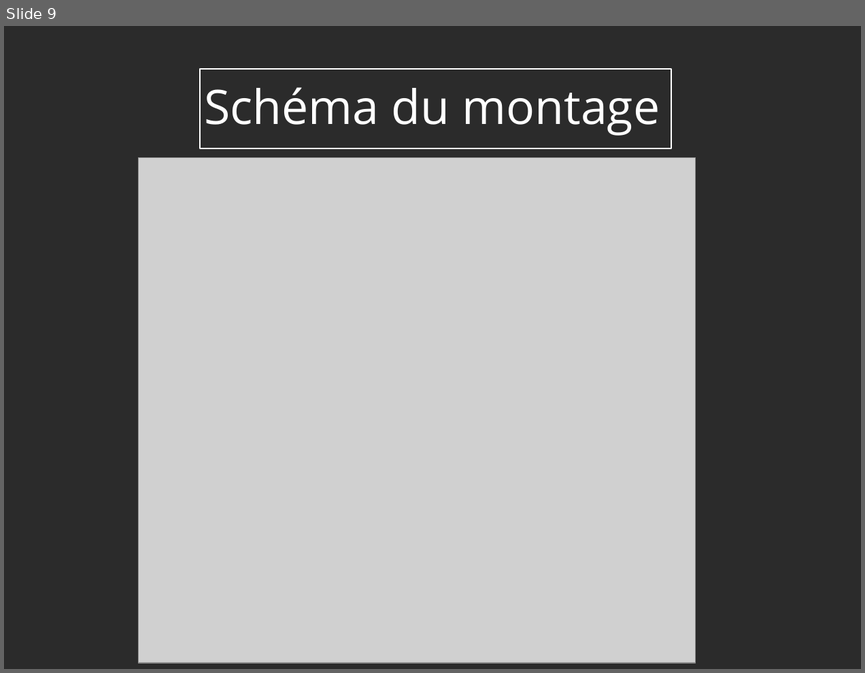
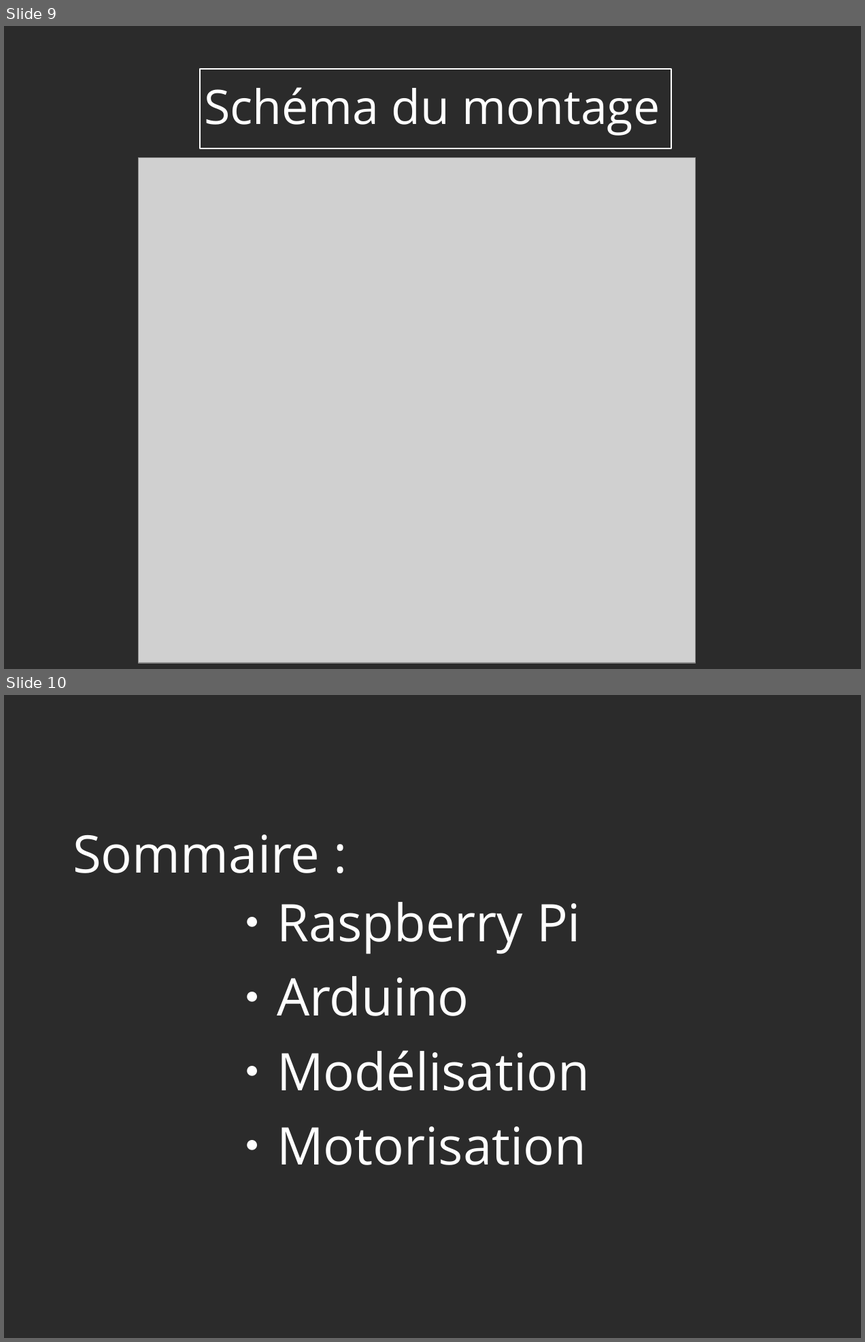
Before and after one commit to julienp17/WaveMirror, a slide deck: diaporama.odp. Shown one above the other, each under a label of ours: slide 9 before the commit, slides 9 and 10 after it. The pictures are 865x673 and 865x1342 pixels, drawn with LibreOffice and Linux fonts; fonts in the diff are those of the drawing; grey boxes stand for pictures; background and template pictures are left out; a plain dark background stands for a picture behind light text. Boxes give left, top, right and bottom in pixels: in the first picture for what was removed or moved away, otherwise in the second. Text is boxed around its words. In the diff, an @@ line names an element or a change of style, - is before the commit and + after.

```diff
--- a/diaporama.odp
+++ b/diaporama.odp
@@ slide 10 added at (4, 695, 861, 1338), background picture (left out) @@
@@ text added at (73, 834, 589, 1165), 48 pt, text #FFFFFF @@
+Sommaire :
+● Raspberry Pi
+● Arduino
+● Modélisation
+● Motorisation
```
Also in this commit, not shown: 2 slides changed, 11 other slides added, 6 other files.
